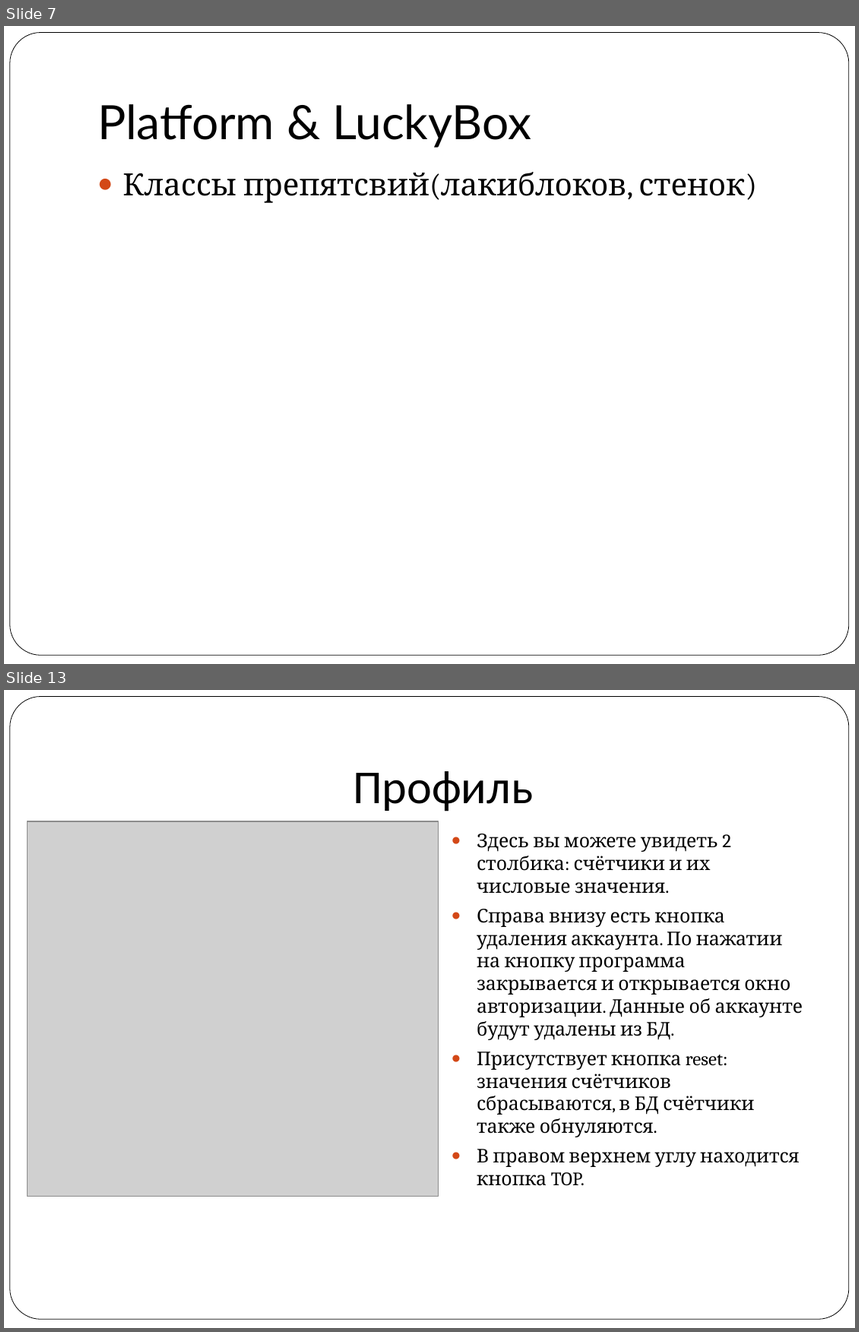
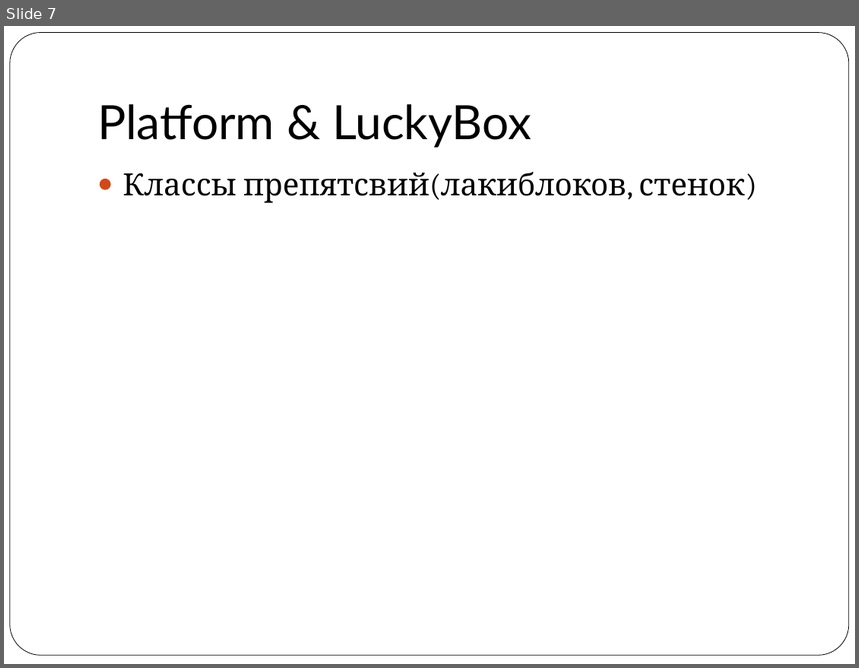
Before and after one commit to vitaly06/SuperMario, a slide deck: piton.ppt. Shown one above the other, each under a label of ours: slides 7 and 13 before the commit, slide 7 after it; the slides between them are not shown. The pictures are 859x1332 and 859x668 pixels, drawn with LibreOffice and Linux fonts; fonts in the diff are those of the drawing; grey boxes stand for pictures. Boxes give left, top, right and bottom in pixels: in the first picture for what was removed or moved away, otherwise in the second. Text is boxed around its words. In the diff, an @@ line names an element or a change of style, - is before the commit and + after.

```diff
--- a/piton.ppt
+++ b/piton.ppt
@@ slide 13 removed at bbox=[4, 690, 855, 1328], background #FFFFFF; not listed: 1 template element that a slide beside it also shows @@
@@ title removed at bbox=[353, 771, 533, 812] @@
-Профиль
@@ picture removed at bbox=[27, 822, 438, 1198] @@
@@ text removed at bbox=[477, 834, 803, 1186] @@
-● Здесь вы можете увидеть 2 столбика: счётчики и их числовые значения.
-● Справа внизу есть кнопка удаления аккаунта. По нажатии на кнопку программа закрывается и открывается окно авторизации. Данные об аккаунте будут удалены из БД.
-● Присутствует кнопка reset: значения счётчиков сбрасываются, в БД счётчики также обнуляются.
-● В правом верхнем углу находится кнопка TOP.
```
Also in this commit, not shown: 2 slides changed, 4 slides added, 7 other slides removed.
